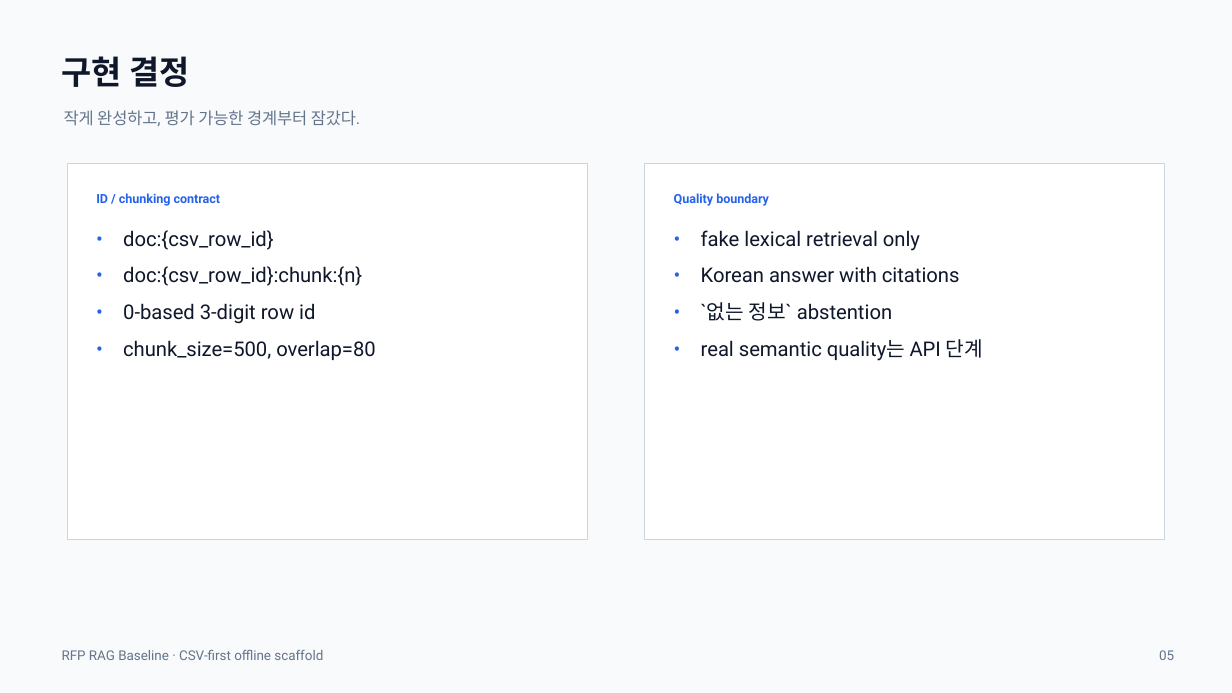
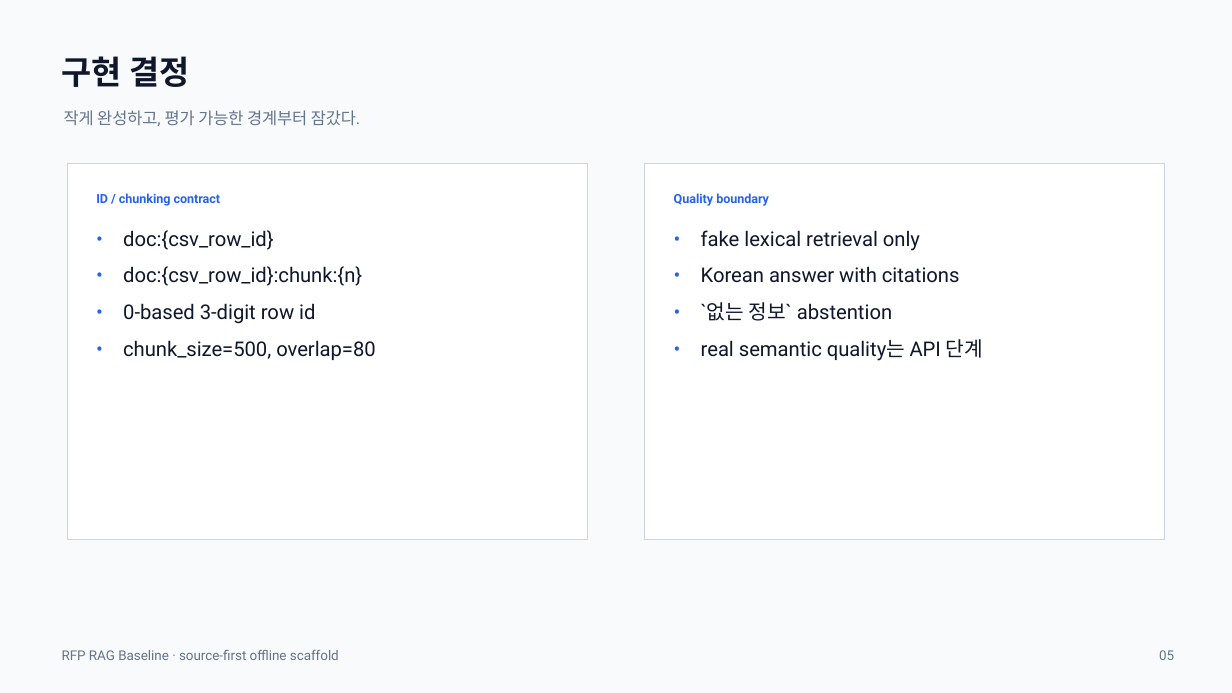
Before and after one commit to hskim-solv/rfp-rag, a slide deck: slide 5 of deliverables/rfp-rag-baseline-presentation.pptx. Drawn at 1232x693 pixels with LibreOffice and Linux fonts; fonts in the diff are those of the drawing. Boxes give left, top, right and bottom in pixels: in the first picture for what was removed or moved away, otherwise in the second. Text is boxed around its words. In the diff, an @@ line names an element or a change of style, - is before the commit and + after.

Commit message:
feat: make RAG indexing source-first

```diff
--- a/deliverables/rfp-rag-baseline-presentation.pptx
+++ b/deliverables/rfp-rag-baseline-presentation.pptx
@@ text at (x1=62, y1=650, x2=339, y2=660): text changed @@
-RFP RAG Baseline · CSV-first offline scaffold
+RFP RAG Baseline · source-first offline scaffold
```
Also in this commit, not shown: 9 other slides changed, 23 other files.
